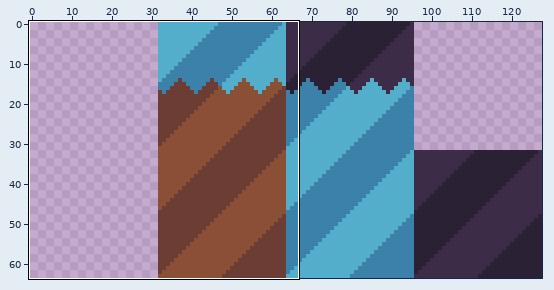
Pixel-art file -- Aseprite/Background.aseprite. Above: a wide view before the commit, with the close-up outlined.
Close-up. First the earlier version:
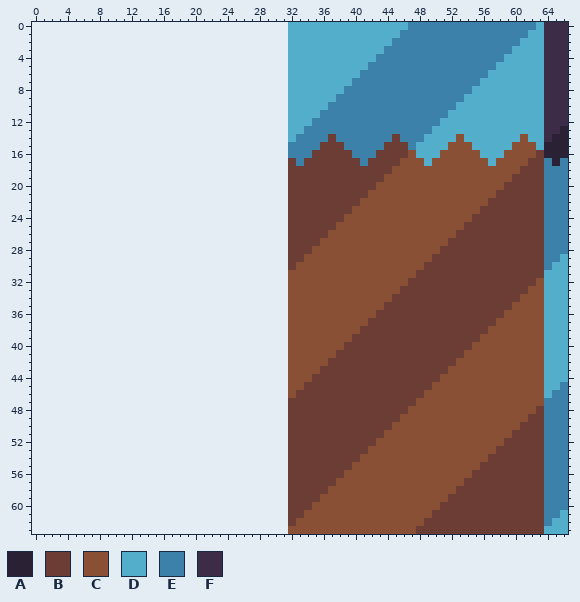
96x64 pixels, 1 frame. Shown: x 0..66, y 0..63. The old version is drawn lined up with the new one, on the new canvas.
Palette (. is transparent): A #2a2234  B #6c3d35  C #895035  D #52aecb  E #3b81a9  F #3d2c47
The same view after the edit:
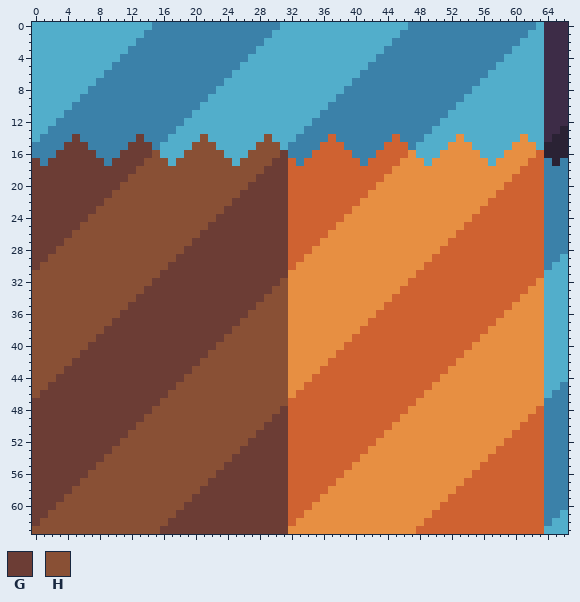
Colours new in this view: G #6c3d35  H #895035
The edit:
canvas 96x64 -> 128x64, the old top-left corner now at 32,0
colour B: #6c3d35 -> #cf6231
colour C: #895035 -> #e78f42
Changed rows in their new state; - is a pixel that keeps its letter.
first column x 0:
 0 DDDDDDDDDDDDDDDEEEEEEEEEEEEEEEED
 1 DDDDDDDDDDDDDDEEEEEEEEEEEEEEEEDD
 2 DDDDDDDDDDDDDEEEEEEEEEEEEEEEEDDD
 3 DDDDDDDDDDDDEEEEEEEEEEEEEEEEDDDD
 4 DDDDDDDDDDDEEEEEEEEEEEEEEEEDDDDD
 5 DDDDDDDDDDEEEEEEEEEEEEEEEEDDDDDD
 6 DDDDDDDDDEEEEEEEEEEEEEEEEDDDDDDD
 7 DDDDDDDDEEEEEEEEEEEEEEEEDDDDDDDD
 8 DDDDDDDEEEEEEEEEEEEEEEEDDDDDDDDD
 9 DDDDDDEEEEEEEEEEEEEEEEDDDDDDDDDD
10 DDDDDEEEEEEEEEEEEEEEEDDDDDDDDDDD
11 DDDDEEEEEEEEEEEEEEEEDDDDDDDDDDDD
12 DDDEEEEEEEEEEEEEEEEDDDDDDDDDDDDD
13 DDEEEEEEEEEEEEEEEEDDDDDDDDDDDDDD
14 DEEEEGEEEEEEEGEEEDDDDHDDDDDDDHDD
15 EEEEGGGEEEEEGGGEDDDDHHHDDDDDHHHD
16 EEEGGGGGEEEGGGGHDDDHHHHHDDDHHHHG
17 GEGGGGGGGEGGGGHHHDHHHHHHHDHHHHGG
18 GGGGGGGGGGGGGHHHHHHHHHHHHHHHHGGG
19 GGGGGGGGGGGGHHHHHHHHHHHHHHHHGGGG
20 GGGGGGGGGGGHHHHHHHHHHHHHHHHGGGGG
21 GGGGGGGGGGHHHHHHHHHHHHHHHHGGGGGG
22 GGGGGGGGGHHHHHHHHHHHHHHHHGGGGGGG
23 GGGGGGGGHHHHHHHHHHHHHHHHGGGGGGGG
24 GGGGGGGHHHHHHHHHHHHHHHHGGGGGGGGG
25 GGGGGGHHHHHHHHHHHHHHHHGGGGGGGGGG
26 GGGGGHHHHHHHHHHHHHHHHGGGGGGGGGGG
27 GGGGHHHHHHHHHHHHHHHHGGGGGGGGGGGG
28 GGGHHHHHHHHHHHHHHHHGGGGGGGGGGGGG
29 GGHHHHHHHHHHHHHHHHGGGGGGGGGGGGGG
30 GHHHHHHHHHHHHHHHHGGGGGGGGGGGGGGG
31 HHHHHHHHHHHHHHHHGGGGGGGGGGGGGGGG
32 HHHHHHHHHHHHHHHGGGGGGGGGGGGGGGGH
33 HHHHHHHHHHHHHHGGGGGGGGGGGGGGGGHH
34 HHHHHHHHHHHHHGGGGGGGGGGGGGGGGHHH
35 HHHHHHHHHHHHGGGGGGGGGGGGGGGGHHHH
36 HHHHHHHHHHHGGGGGGGGGGGGGGGGHHHHH
37 HHHHHHHHHHGGGGGGGGGGGGGGGGHHHHHH
38 HHHHHHHHHGGGGGGGGGGGGGGGGHHHHHHH
39 HHHHHHHHGGGGGGGGGGGGGGGGHHHHHHHH
40 HHHHHHHGGGGGGGGGGGGGGGGHHHHHHHHH
41 HHHHHHGGGGGGGGGGGGGGGGHHHHHHHHHH
42 HHHHHGGGGGGGGGGGGGGGGHHHHHHHHHHH
43 HHHHGGGGGGGGGGGGGGGGHHHHHHHHHHHH
44 HHHGGGGGGGGGGGGGGGGHHHHHHHHHHHHH
45 HHGGGGGGGGGGGGGGGGHHHHHHHHHHHHHH
46 HGGGGGGGGGGGGGGGGHHHHHHHHHHHHHHH
47 GGGGGGGGGGGGGGGGHHHHHHHHHHHHHHHH
48 GGGGGGGGGGGGGGGHHHHHHHHHHHHHHHHG
49 GGGGGGGGGGGGGGHHHHHHHHHHHHHHHHGG
50 GGGGGGGGGGGGGHHHHHHHHHHHHHHHHGGG
51 GGGGGGGGGGGGHHHHHHHHHHHHHHHHGGGG
52 GGGGGGGGGGGHHHHHHHHHHHHHHHHGGGGG
53 GGGGGGGGGGHHHHHHHHHHHHHHHHGGGGGG
54 GGGGGGGGGHHHHHHHHHHHHHHHHGGGGGGG
55 GGGGGGGGHHHHHHHHHHHHHHHHGGGGGGGG
56 GGGGGGGHHHHHHHHHHHHHHHHGGGGGGGGG
57 GGGGGGHHHHHHHHHHHHHHHHGGGGGGGGGG
58 GGGGGHHHHHHHHHHHHHHHHGGGGGGGGGGG
59 GGGGHHHHHHHHHHHHHHHHGGGGGGGGGGGG
60 GGGHHHHHHHHHHHHHHHHGGGGGGGGGGGGG
61 GGHHHHHHHHHHHHHHHHGGGGGGGGGGGGGG
62 GHHHHHHHHHHHHHHHHGGGGGGGGGGGGGGG
63 HHHHHHHHHHHHHHHHGGGGGGGGGGGGGGGG
